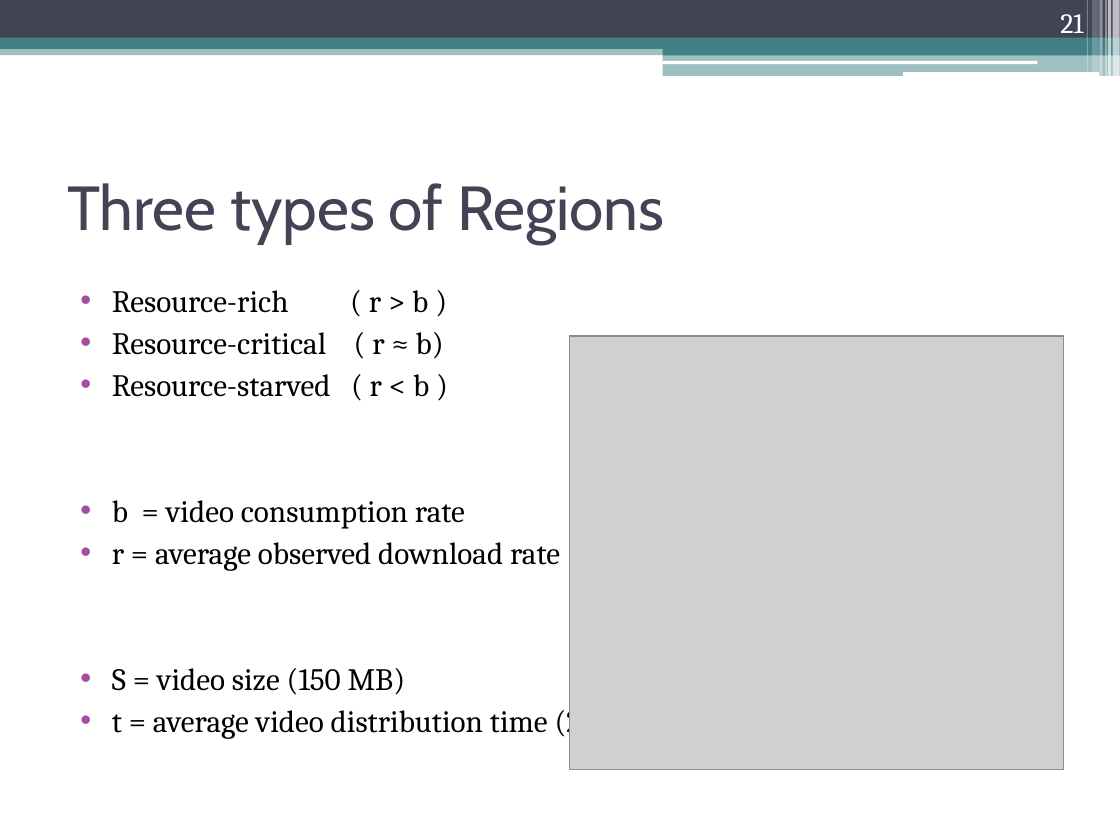
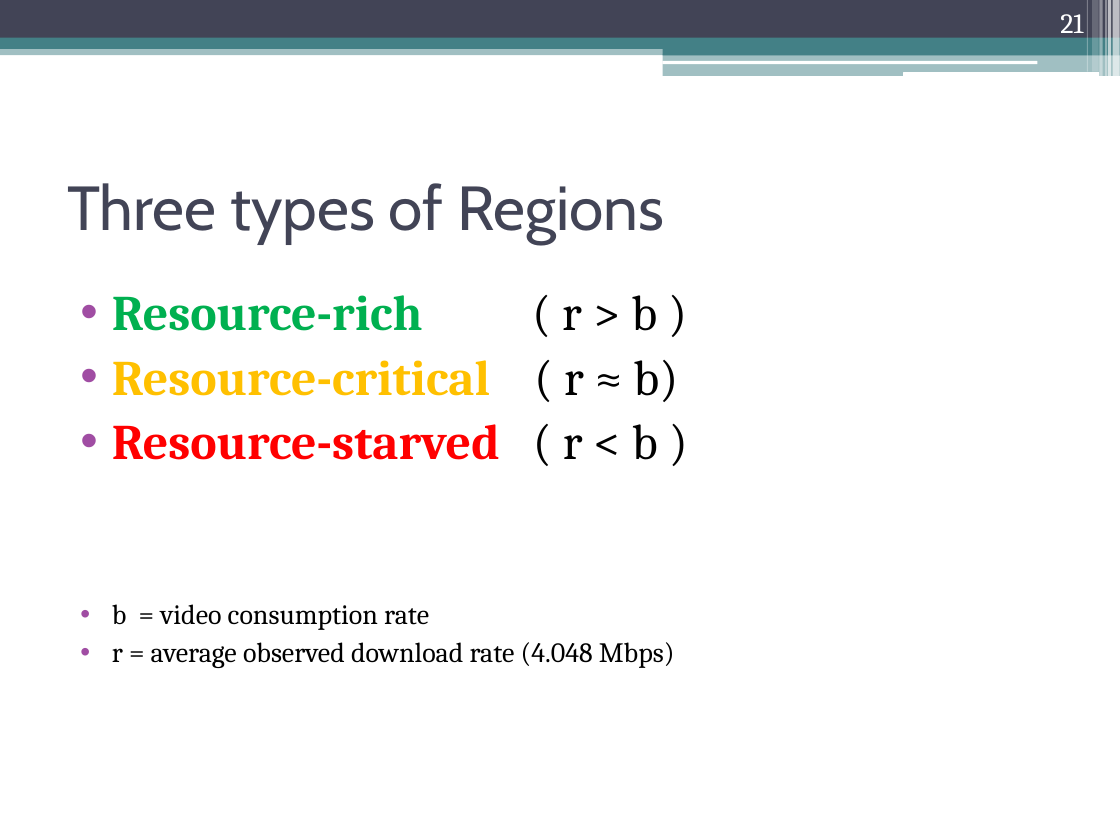
Before and after one commit to sikeh/shanbolishomework, a slide deck: slide 21 of Distributed Computing, Peer-to-Peer and GRIDS/final presentation/ppt/Peer-to-Peer Multimedia Streaming Using BitTorrent.pptx. Drawn at 1120x840 pixels with LibreOffice and Linux fonts; fonts in the diff are those of the drawing; grey boxes stand for pictures. Boxes give left, top, right and bottom in pixels: in the first picture for what was removed or moved away, otherwise in the second. Text is boxed around its words. In the diff, an @@ line names an element or a change of style, - is before the commit and + after.

```diff
--- a/Distributed Computing, Peer-to-Peer and GRIDS/final presentation/ppt/Peer-to-Peer Multimedia Streaming Using BitTorrent.pptx
+++ b/Distributed Computing, Peer-to-Peer and GRIDS/final presentation/ppt/Peer-to-Peer Multimedia Streaming Using BitTorrent.pptx
@@ text "Resource-rich ( r > b ..." at (x1=112, y1=295, x2=678, y2=668): size 20 to 32 pt in "Resource-rich ( r > b )", "Resource-critical ( r ≈ b)", "Resource-starved ( r < b )"; text colour #000000 to #00B050 in "Resource-rich"; bold on in "Resource-rich", "Resource-critical", "Resource-starved"; text colour #000000 to #FFC000 in "Resource-critical"; text colour #000000 to #FF0000 in "Resource-starved"; size 20 to 18 pt in "b = video consumption rate", "r = average observed download rate (4.048 ..." @@
@@ picture removed at (x1=569, y1=336, x2=1064, y2=769) @@
@@ text at (x1=112, y1=668, x2=659, y2=739): paragraphs removed @@
-• S = video size (150 MB)
-• t = average video distribution time (296.418 s)
```
Also in this commit, not shown: 12 other slides changed, 1 slide added, 1 slide removed.
